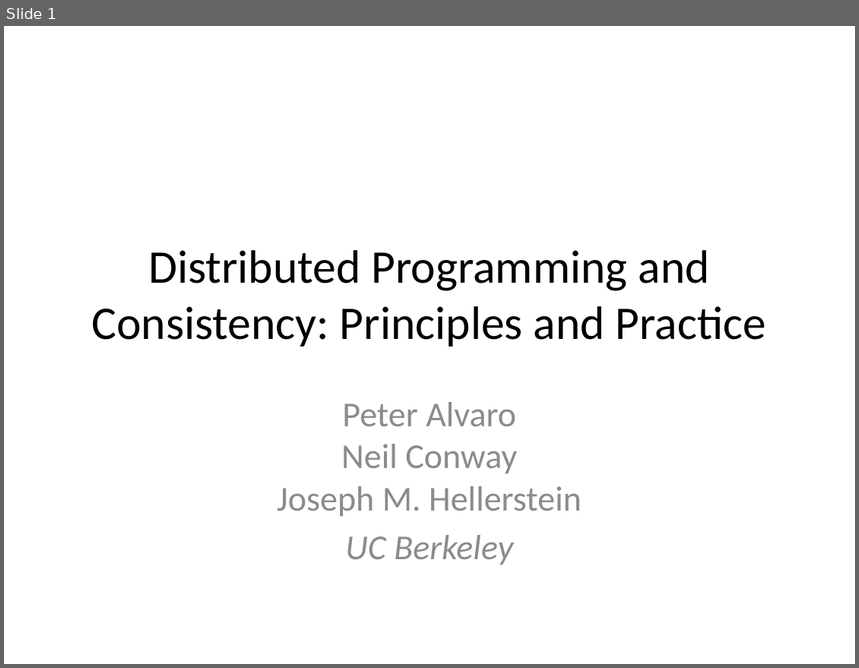
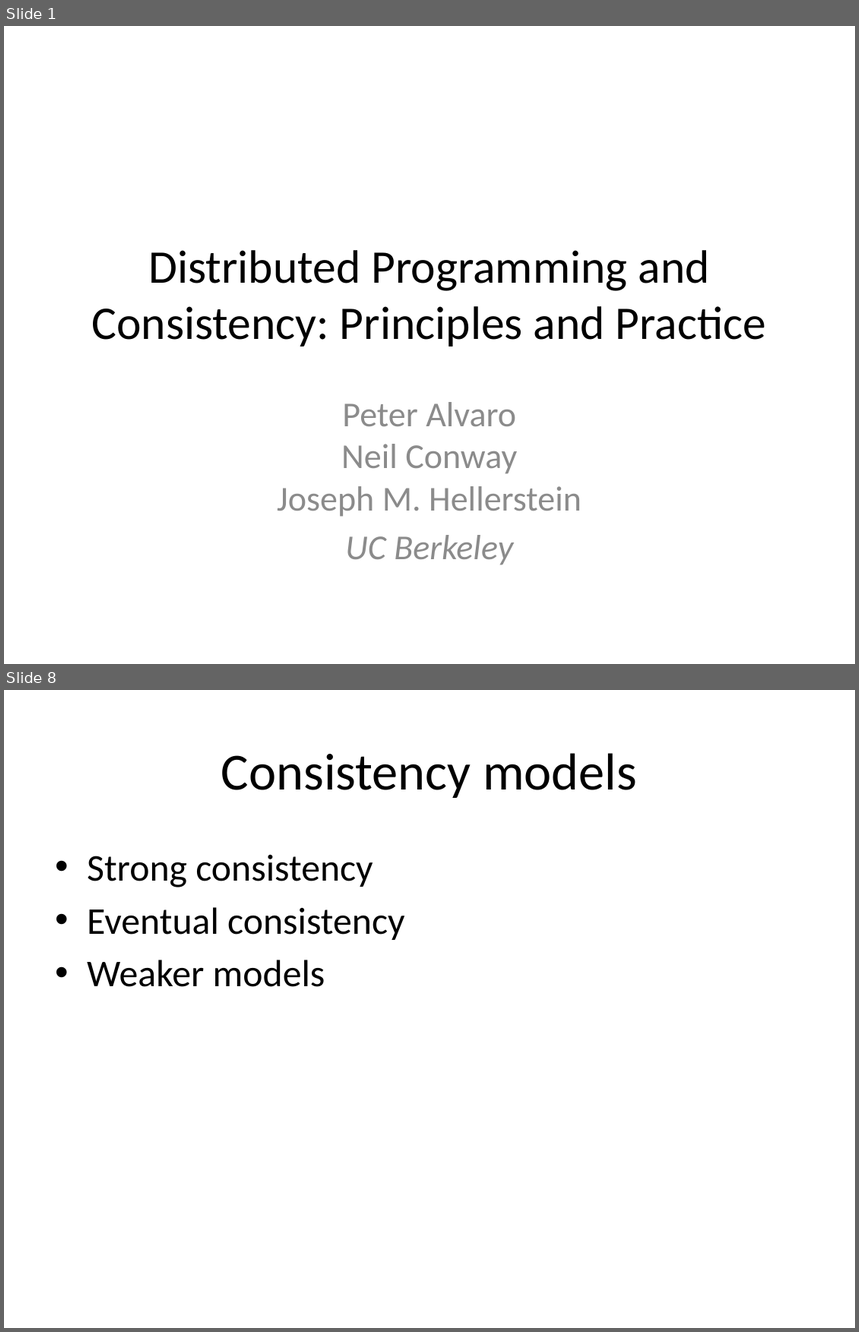
Before and after one commit to declarativitydotnet/declarativity, a slide deck: socc12-bloom-tutorial/slides/bloom-tutorial.pptx. Shown one above the other, each under a label of ours: slide 1 before the commit, slides 1 and 8 after it; the slides between them are not shown. The pictures are 859x668 and 859x1332 pixels, drawn with LibreOffice and Linux fonts; fonts in the diff are those of the drawing. Boxes give left, top, right and bottom in pixels: in the first picture for what was removed or moved away, otherwise in the second. Text is boxed around its words. In the diff, an @@ line names an element or a change of style, - is before the commit and + after.

```diff
--- a/socc12-bloom-tutorial/slides/bloom-tutorial.pptx
+++ b/socc12-bloom-tutorial/slides/bloom-tutorial.pptx
@@ slide 8 added at <box>4,690,855,1328</box>, background #FFFFFF @@
@@ title added at <box>221,753,637,798</box>, 44 pt, text #000000 @@
+Consistency models
@@ text added at <box>87,854,405,987</box>, 32 pt, text #000000 @@
+• Strong consistency
+• Eventual consistency
+• Weaker models
```
Also in this commit, not shown: 48 other slides added.
